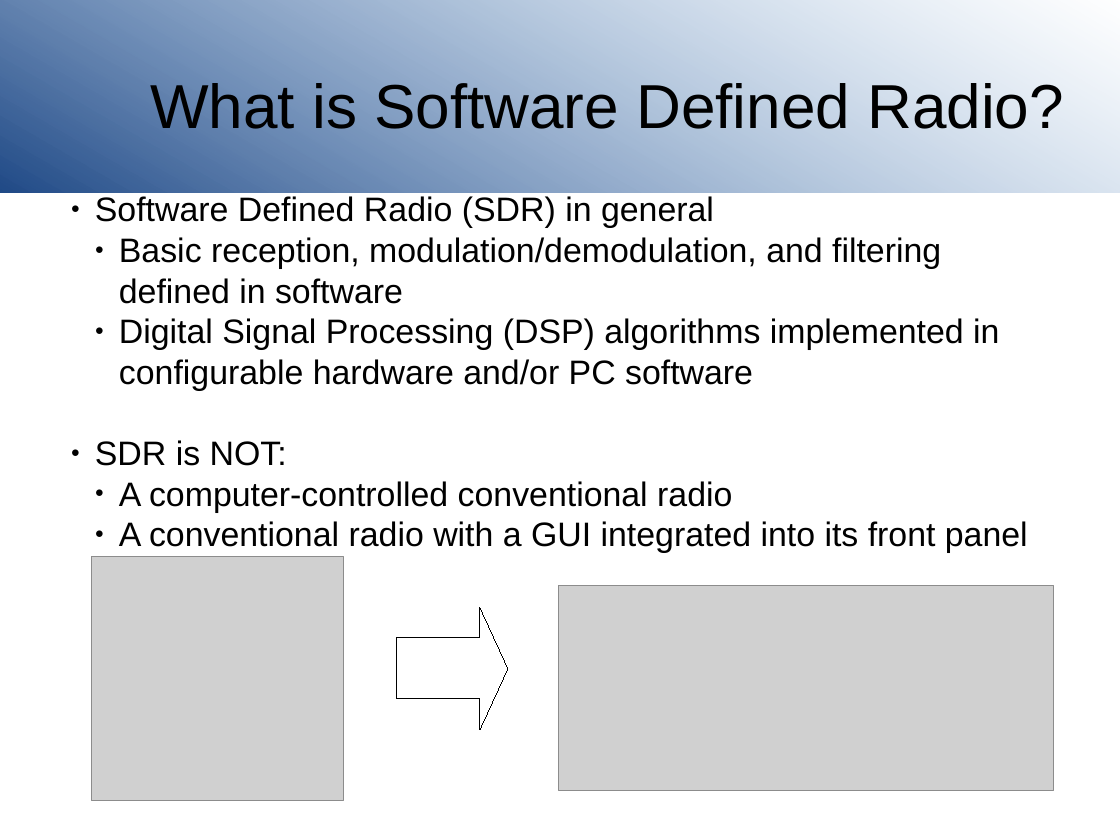
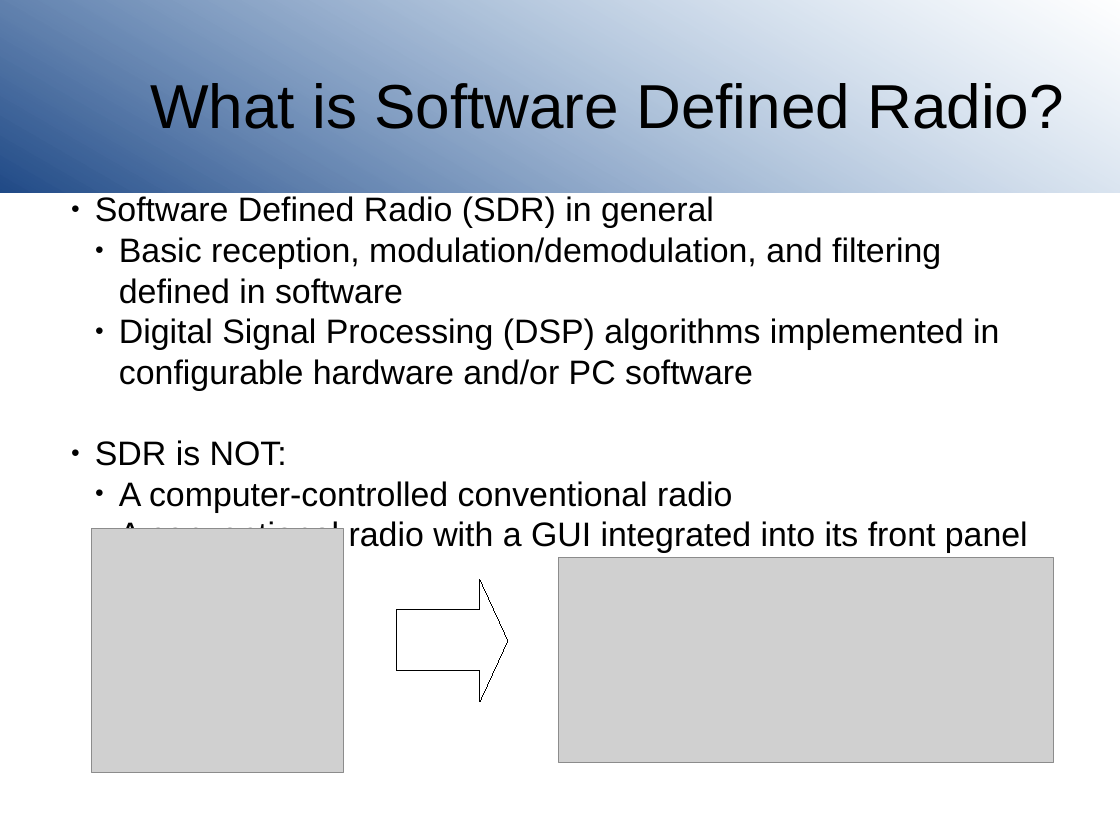
Before and after one commit to joeblankenship1/SDR, a slide deck: slide 4 of SDRclassPresentation.odp. Drawn at 1120x840 pixels with LibreOffice and Linux fonts; fonts in the diff are those of the drawing; grey boxes stand for pictures; background and template pictures are left out. Boxes give left, top, right and bottom in pixels: in the first picture for what was removed or moved away, otherwise in the second. Text is boxed around its words. In the diff, an @@ line names an element or a change of style, - is before the commit and + after.

```diff
--- a/SDRclassPresentation.odp
+++ b/SDRclassPresentation.odp
@@ 2 pictures, 1 right arrow: place and size @@
-2 pictures, 1 right arrow at (91,557,1054,801)
+2 pictures, 1 right arrow at (91,528,1054,772)
```
Also in this commit, not shown: 5 other slides changed, 1 slide added.
